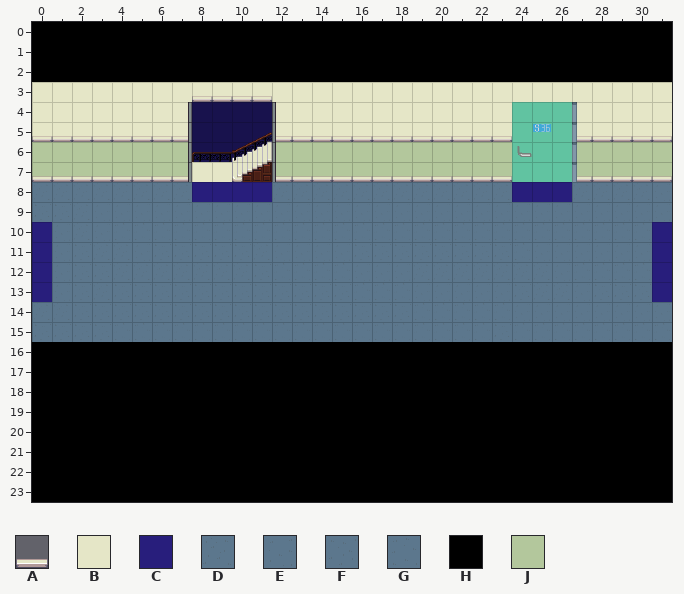
Tiled map -- assets/maps/sousSolCouloir1.tmx. The picture above is the old version.
Cells are 32x32 px. Shown: x 0..31, y 0..23.
Key: from "Interior": A 800, B 821; from "couleur": C 3; from "pixel-cyberpunk-interior": D 45, E 46, F 66, G 67; from "porte": H 0, J 13.
_ is an empty cell, # one hidden under a higher layer.
Layers that did not change in this view are not listed.
Layer "sol" before, first column x 0:
 2 ________________________________
 3 ________________________________
 4 ________________________________
 5 ________________________________
 6 ________________________________
 7 ________________________________
 8 DDDDDDDD####DDDDDDDDDDDD###DDDDE
 9 FFDEEEEEEEEEEEEEEEEEEEEEEEEEEEEE
10 #EDEGGGGGGGGGGGGGGGGGGGGGGGGGGG#
11 #EFDDEFFFFFDEEEEFFFFFFFFGEEEEEE#
12 #EFFDDDDDDDFGGGGEEEDDDDDDDEGGGG#
13 #EFDFFFFFFFFFFFFGGGEEEEEFDDEFFF#
14 DDFFFFFFFFFFFFFFFFFGGGGGEEEEEEEE
15 FFFFGGGGGGGGGGGGGGGGGGGFGGGGGGGG
16 ________________________________
17 ________________________________
18 ________________________________
19 ________________________________
20 ________________________________
21 ________________________________
22 ________________________________
23 ________________________________
Layer "noir 99" before, first column x 0:
 2 HHHHHHHHHHHHHHHHHHHHHHHHHHHHHHHH
 3 ################################
 4 ################################
 5 ################################
 6 ################################
 7 ################################
 8 ________________________________
 9 ________________________________
10 ________________________________
11 ________________________________
12 ________________________________
13 ________________________________
14 ________________________________
15 ________________________________
16 HHHHHHHHHHHHHHHHHHHHHHHHHHHHHHHH
17 HHHHHHHHHHHHHHHHHHHHHHHHHHHHHHHH
18 HHHHHHHHHHHHHHHHHHHHHHHHHHHHHHHH
19 HHHHHHHHHHHHHHHHHHHHHHHHHHHHHHHH
20 HHHHHHHHHHHHHHHHHHHHHHHHHHHHHHHH
21 HHHHHHHHHHHHHHHHHHHHHHHHHHHHHHHH
22 HHHHHHHHHHHHHHHHHHHHHHHHHHHHHHHH
23 HHHHHHHHHHHHHHHHHHHHHHHHHHHHHHHH
Layer "couleur mur 99" before, first column x 0:
 0 ________________________________
 1 ________________________________
 2 ________________________________
 3 BBBBBBBBBBBBBBBBBBBBBBBBBBBBBBBB
 4 BBBBBBBB####BBBBBBBBBBBB###BBBBB
 5 BBBBBBBB####BBBBBBBBBBBB###BBBBB
 6 JJJJJJJJ####JJJJJJJJJJJJ###JJJJJ
 7 JJJJJJJJ####JJJJJJJJJJJJ###JJJJJ
 8 ________________________________
 9 ________________________________
10 ________________________________
11 ________________________________
12 ________________________________
13 ________________________________
14 ________________________________
15 ________________________________
16 ________________________________
Layer "mur 99" before, first column x 0:
 0 ________________________________
 1 ________________________________
 2 ________________________________
 3 ________________________________
 4 ________________________________
 5 AAAAAAAA####AAAAAAAAAAAA###AAAAA
 6 ________________________________
 7 AAAAAAAA####AAAAAAAAAAAA###AAAAA
 8 ________________________________
 9 ________________________________
10 ________________________________
11 ________________________________
12 ________________________________
13 ________________________________
14 ________________________________
15 ________________________________
16 ________________________________
Once edited:
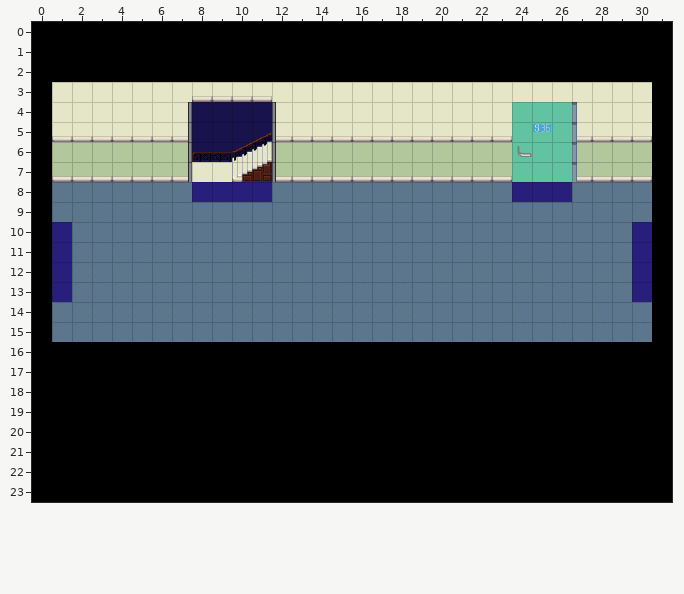
The commit says: nouveaux couloir et correction bug piliers etage1
Change:
Layer "sol":
The edit erases tile D in row 8 at x 0; in row 14 at x 0.
The edit erases tile E in rows 8 to 9 at x 31; in row 14 at x 31.
The edit erases tile F in row 9 at x 0; in row 15 at x 0.
The edit erases tile G in row 15 at x 31.
Layer "vers_sousSolCouloir2":
There is now tile C in rows 10 to 13 at x 1.
The edit erases tile C in rows 10 to 13 at x 0.
Layer "vers_sousSolCouloir3":
There is now tile C in rows 10 to 13 at x 30.
The edit erases tile C in rows 10 to 13 at x 31.
Layer "noir 99":
There is now tile H in rows 8 to 15 at x 0 and 31.
Layer "couleur mur 99":
The edit erases tile B in rows 3 to 5 at x 0 and 31.
The edit erases tile J in rows 6 to 7 at x 0 and 31.
Layer "mur 99":
The edit erases tile A in row 5 at x 0 and 31; in row 7 at x 0 and 31.
Pixel boxes of the changes (left, top, right, bottom) in both pictures:
changed: (32, 82, 72, 342)
changed: (632, 82, 672, 342)
